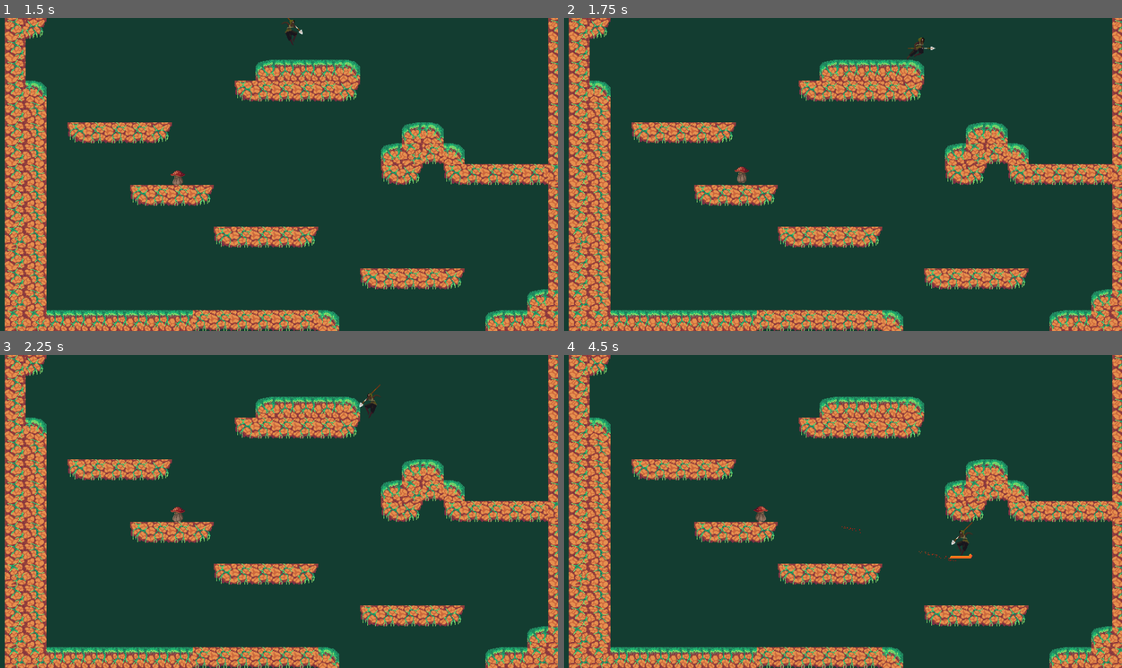
Above: before the commit, frames 1-4 (two rows, left to right).
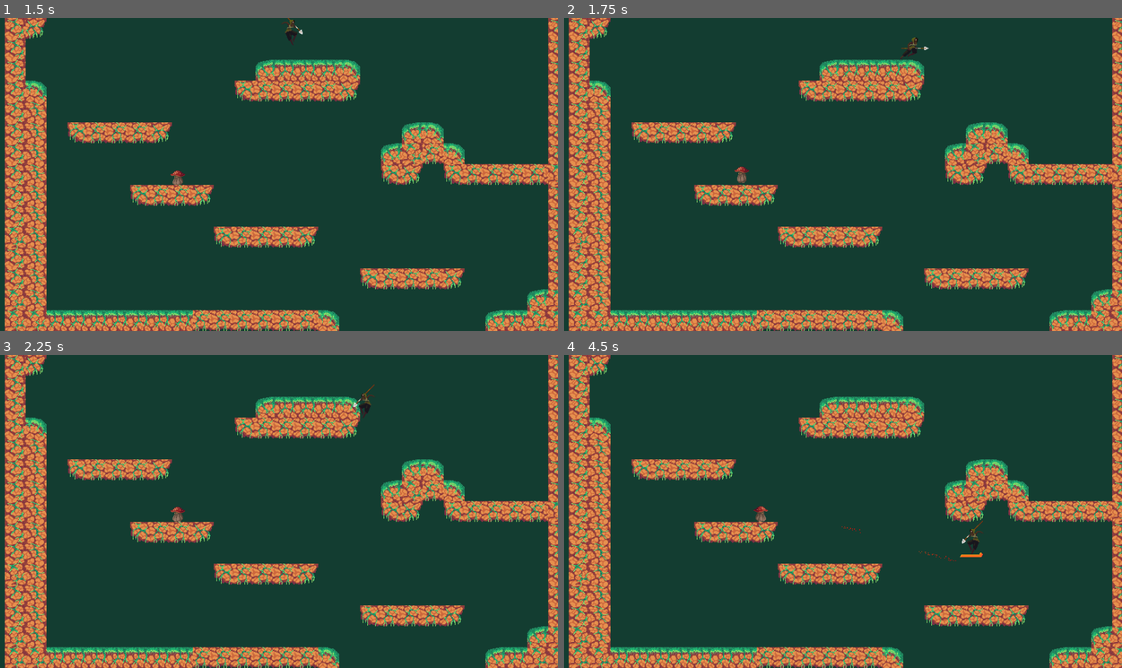
Above: after the commit, the same moments.

Repository: lemilonkh/GameOff23
Game: Godot game, scene res://scenes/main.tscn
Two runs of this game, one before a commit and one after it. Both use one fixed random seed, a clock stepped at 60 frames per second and the inputs below.
Inputs:
- Up to frame 1 (1.5 s): tap Enter at 0.5 s; hold J (glide) 0.53-1.28 s; hold Right (move_right) from 0.53 s (still down); tap Space (jump) at 0.77, 0.8, 1.07, 1.35 s
- Up to frame 2 (1.75 s): keep holding Right (move_right); tap Space (jump) at 1.52 s; tap J (glide) at 1.55 s
- Up to frame 3 (2.25 s): tap Space (jump) at 1.82 s; release Right (move_right) at 2.03 s; hold Left (move_left) from 2.03 s (still down); hold F (attack) from 2.03 s (still down)
- Up to frame 4 (4.5 s): tap Space (jump) at 2.3, 3.02, 3.32, 3.77, 3.8, 4.07 s; release Left (move_left) at 2.78 s; release F (attack) at 2.78 s; hold Right (move_right) 2.78-4.28 s; tap J (glide) at 2.85, 4.35 s; hold Shift 3.53-4.28 s; hold Left (move_left) from 4.28 s (still down)

Frame 1 is identical in both runs. In frame 2, 0.2% of the frame differs, in the area x 60-67%, y 6-14%; in frame 3, 0.2%; in frame 4, 0.3%, in the area x 51-76%, y 52-66%.

Commit message:
Add exports for player parameters

Diff:
--- a/scripts/player.gd
+++ b/scripts/player.gd
@@ -1,12 +1,21 @@
 extends CharacterBody2D
 
-const SPEED = 300.0
-const JUMP_VELOCITY = -430.0
-const GLIDE_INITIAL_GRAVITY_FACTOR = 0.8
-const GLIDE_GRAVITY_FACTOR = 0.05
-const GLIDE_SPEED_FACTOR = 2.0
-const GLIDE_INERTIA = 0.94
-const GLIDE_DROP_DURATION = 0.3
+## Default movement speed
+@export_range(0, 1000) var speed := 300.0
+## How far up a jump goes
+@export_range(0, 1000) var jump_velocity := 430.0
+## Percent of previous velocity that remains each frame during normal movement
+@export_range(0, 1) var default_inertia := 0.1
+## Duration of initial drop for glide in seconds
+@export_range(0, 2) var glide_drop_duration := 0.2
+## How much you drop at the start of the glide
+@export_range(0, 1) var glide_initial_gravity_factor := 0.6
+## How much you drop during the rest of the glide
+@export_range(0, 1) var glide_gravity_factor := 0.05
+## Factor of increase of the current speed when starting a glide
+@export_range(0, 5) var glide_speed_factor := 1.5
+## Percent of previous velocity that remains each frame during glide
+@export_range(0, 1) var glide_inertia := 0.94
 
 # Get the gravity from the project settings to be synced with RigidBody nodes.
 var gravity: int = ProjectSettings.get_setting("physics/2d/default_gravity")
@@ -15,7 +24,7 @@
 @onready var state_chart: Node = $StateChart
 
 var gravity_factor := 1.0
-var inertia := 0.1
+var inertia := default_inertia
 var gravity_tween: Tween
 
 func _physics_process(delta: float) -> void:
@@ -23,10 +32,10 @@
 	# As good practice, you should replace UI actions with custom gameplay actions.
 	var direction := Input.get_axis("move_left", "move_right")
 	if direction:
-		velocity.x = lerp(direction * SPEED, velocity.x, inertia)
+		velocity.x = lerp(direction * speed, velocity.x, inertia)
 	else:
 		velocity.x = lerp(0.0, velocity.x, inertia)
-		#velocity.x = move_toward(velocity.x, 0, SPEED)
+		#velocity.x = move_toward(velocity.x, 0, speed)
 
 	if signf(velocity.x) != 0:
 		sprite.flip_h = velocity.x < 0
@@ -58,7 +67,7 @@
 
 func _on_jump_enabled_state_physics_processing(delta):
 	if Input.is_action_just_pressed("jump"):
-		velocity.y = JUMP_VELOCITY
+		velocity.y = -jump_velocity
 		state_chart.send_event("jump")
 
 func _on_animation_finished() -> void:
@@ -70,13 +79,13 @@
 func _on_glide_state_entered() -> void:
 	if velocity.y < 0:
 		velocity.y = 0
-	velocity.x *= GLIDE_SPEED_FACTOR
-	inertia = GLIDE_INERTIA
-	gravity_factor = GLIDE_INITIAL_GRAVITY_FACTOR
+	velocity.x *= glide_speed_factor
+	inertia = glide_inertia
+	gravity_factor = glide_initial_gravity_factor
 	gravity_tween = create_tween().set_trans(Tween.TRANS_EXPO)
-	gravity_tween.tween_property(self, "gravity_factor", GLIDE_GRAVITY_FACTOR, GLIDE_DROP_DURATION)
+	gravity_tween.tween_property(self, "gravity_factor", glide_gravity_factor, glide_drop_duration)
 
 func _on_glide_state_exited() -> void:
 	gravity_tween.kill()
 	gravity_factor = 1.0
-	inertia = 0.0
+	inertia = default_inertia
